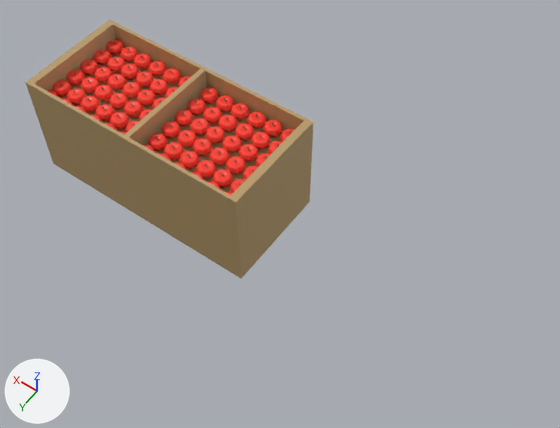
Renders of the glTF model public/assets/red_apple_box/red_apple_box.gltf from each side of a commit.
One viewpoint serves both versions: a 50 mm camera at (-5.55, 16.89, 23.34) aimed at (5.25, 1.78, -0.41). The lights are fixed; the arrows at lower left show +X, +Y and +Z. Where no turn or scale is listed for an object, it has been applied to the vertices. Vertices at the same position are counted once.

The scene before the commit, as lines of its bpy script (objects in view):
```python
me_cube_004 = bpy.data.meshes.new('Cube.004')
me_cube_004.from_pydata(...)  # 24 vertices, 40 faces; spans x -4.62..4.6, y -1.53..1.54, z -6.96..1.07
me_cube_004.materials.append(mat_material_002)  # brown #b99b6a
me_mesh_002 = bpy.data.meshes.new('Mesh.002')
me_mesh_002.from_pydata(...)  # 2340 vertices, 4320 faces; spans x -0.35..3.88, y -0.35..3.77, z 0.0..0.6
me_mesh_002.materials.append(mat_material_003)  # picture img_textures
me_mesh_031 = bpy.data.meshes.new('Mesh.031')
me_mesh_031.from_pydata(...)  # 2340 vertices, 4320 faces; spans x -0.35..3.88, y -0.35..3.77, z 0.0..0.6
me_mesh_031.materials.append(mat_material_003)  # picture img_textures
ob_apple_001_001 = bpy.data.objects.new('apple_001.001', me_mesh_031)
ob_apple_001_001.location = (9.36, 1.78, 3.87)
ob_apple_001_003 = bpy.data.objects.new('apple_001.003', me_mesh_002)
ob_apple_001_003.location = (4.83, 1.78, 3.87)
ob_cube_001 = bpy.data.objects.new('Cube.001', me_cube_004)
ob_cube_001.location = (8.83, 3.43, 4.3)
ob_cube_001.scale = (1.0, 1.38, 0.527)
```
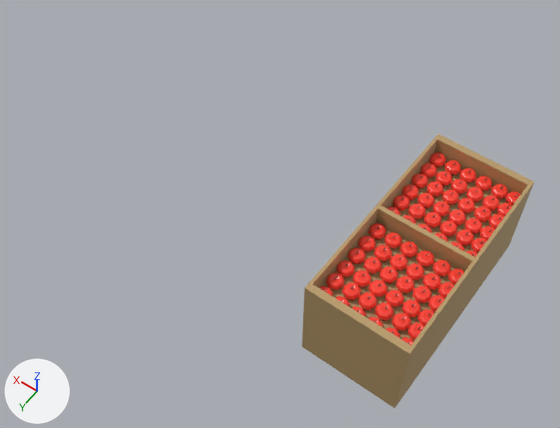
Where the change shows, as pixel boxes [x1, y1, x2, y2] in the pictures (560 x 428 px):
'Cube.001', reshaped, moved, turned
    before: [25, 20, 313, 279]
    after: [302, 134, 534, 408]
'apple_001.003', deleted (red)
    before: [143, 87, 295, 195]
'apple_001.001', deleted (red)
    before: [46, 39, 190, 134]
part 1 of me_cube_004, added (red)
    after: [319, 152, 521, 345]

The edits, one by one:
me_cube_004 is used by ob_cube_001; location (8.83, 3.43, 4.3); scale (1.0, 1.38, 0.527).
me_cube_004 had 24 vertices, 40 faces and spanned x -4.62..4.6, y -1.53..1.54, z -6.96..1.07.
me_cube_004 now has 4704 vertices, 8680 faces and spans x -4.62..4.6, y -1.53..1.54, z -6.96..1.07.
me_cube_004 part 1: 4680 vertices added at x -4.36..4.4, y -1.45..1.53, z -0.81..0.32.
me_cube_004 now uses material mat_material_003 (picture img_textures).
Object 'Cube.001' (ob_cube_001) moves from (8.83, 3.43, 4.3) to (0.0, 0.0, 0.0).
Object 'Cube.001' (ob_cube_001) turns from (0, 0, 0) to (0, 0, 89) degrees about x, y and z.
Object 'apple_001.001' (ob_apple_001_001) is deleted.
Object 'apple_001.003' (ob_apple_001_003) is deleted.
